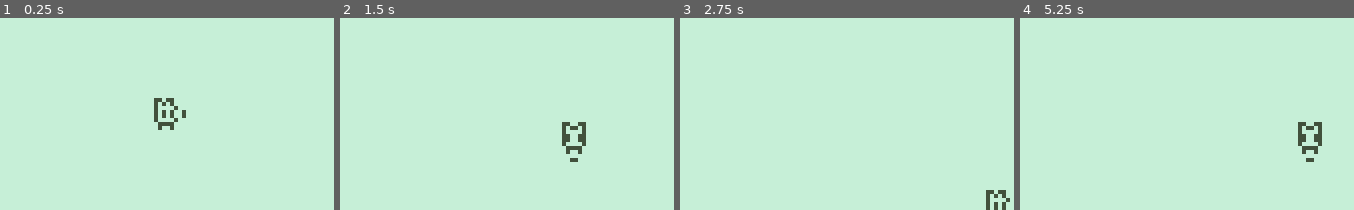
Above: before the commit, frames 1-4 (left to right).
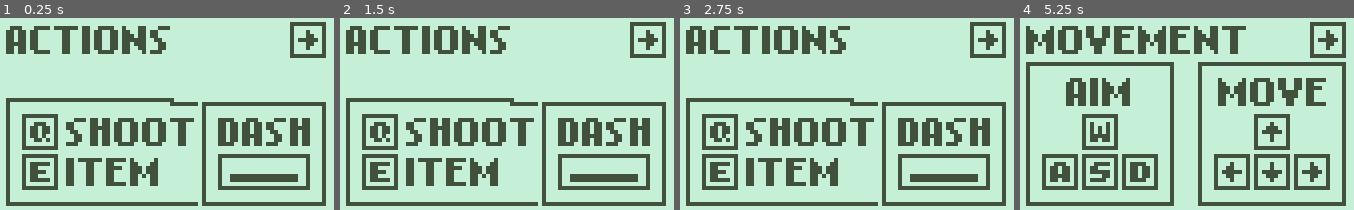
Above: after the commit, the same moments.

Repository: Streamfire/Nokia3310-DeathIsGood
Game: Godot game, scene res://internal/Scenes/Startup.tscn
Same seed, same stepped clock (60 frames per second), same inputs: the game is played once before the commit and once after it. Before the commit the project starts from res://internal/Scenes/Main.tscn.
Inputs:
- Up to frame 1 (0.25 s): no input
- Up to frame 2 (1.5 s): tap Enter at 0.5 s; hold D (right, bound only before the commit) 0.53-1.28 s; hold S (down, bound only before the commit) from 1.28 s (still down)
- Up to frame 3 (2.75 s): release S (down, bound only before the commit) at 2.03 s; hold D (right, bound only before the commit) from 2.03 s (still down)
- Up to frame 4 (5.25 s): release D (right, bound only before the commit) at 2.78 s; hold W (up, bound only before the commit) 2.78-3.53 s; hold A (left, bound only before the commit) 3.53-5.03 s; tap Space at 4.25 s; tap Enter at 5 s; hold S (down, bound only before the commit) from 5.03 s (still down)

The runs differ from the first frame. In frame 1, 23% of the frame differs, in the area x 1-98%, y 2-98%; in frame 2, 23%; in frame 3, 23%; in frame 4, 28%.

Commit message:
fixes, startup menue

Diff:
--- a/internal/Scenes/Main.tscn
+++ b/internal/Scenes/Main.tscn
@@ -22,13 +22,13 @@
 
 func get_input():
 	direction = Vector2(0,0)
-	if Input.is_action_pressed('right'):
+	if Input.is_action_pressed('move_right'):
 		direction.x += 1
-	if Input.is_action_pressed('left'):
+	if Input.is_action_pressed('move_left'):
 		direction.x -= 1
-	if Input.is_action_pressed('down'):
+	if Input.is_action_pressed('move_down'):
 		direction.y += 1
-	if Input.is_action_pressed('up'):
+	if Input.is_action_pressed('move_up'):
 		direction.y -= 1
 
 func play_animation(dir:Vector2):
@@ -1033,11 +1033,11 @@
 hframes = 4
 frame = 3
 
-[node name="MAp" type="Node2D" parent="."]
-
-[node name="StaticBody2D" type="StaticBody2D" parent="MAp"]
+[node name="Map" type="Node2D" parent="."]
+
+[node name="StaticBody2D" type="StaticBody2D" parent="Map"]
 collision_mask = 0
 
-[node name="CollisionShape2D" type="CollisionShape2D" parent="MAp/StaticBody2D"]
+[node name="CollisionShape2D" type="CollisionShape2D" parent="Map/StaticBody2D"]
 position = Vector2( 24, -6 )
 shape = SubResource( 11 )
--- /dev/null
+++ b/internal/Scenes/Startup.tscn
@@ -0,0 +1,50 @@
+[gd_scene load_steps=5 format=2]
+
+[ext_resource path="res://Assets/Graphics/Splash/controls1.png" type="Texture" id=1]
+[ext_resource path="res://Assets/Graphics/light.png" type="Texture" id=2]
+[ext_resource path="res://Assets/Graphics/Splash/controls2.png" type="Texture" id=3]
+
+[sub_resource type="GDScript" id=1]
+script/source = "extends Node2D
+
+
+# Declare member variables here. Examples:
+# var a = 2
+# var b = \"text\"
+var state:int=0
+
+# Called when the node enters the scene tree for the first time.
+func _ready():
+	pass # Replace with function body.
+
+
+# Called every frame. 'delta' is the elapsed time since the previous frame.
+func _process(delta):
+	if Input.is_action_just_pressed(\"shoot\") or Input.is_action_just_pressed(\"dash\") or Input.is_action_just_pressed(\"use_item\"):
+		match state:
+			0:
+				$Controls.hide()
+				$Controls2.show()
+				state=1
+			1:
+				$Controls2.hide()
+				get_tree().change_scene(\"res://internal/Scenes/Main.tscn\")
+	pass
+"
+
+[node name="Startup" type="Node2D"]
+script = SubResource( 1 )
+
+[node name="background" type="Sprite" parent="."]
+position = Vector2( 41, 24.5 )
+scale = Vector2( 2.25, 1.0625 )
+texture = ExtResource( 2 )
+
+[node name="Controls" type="Sprite" parent="."]
+texture = ExtResource( 3 )
+centered = false
+
+[node name="Controls2" type="Sprite" parent="."]
+visible = false
+texture = ExtResource( 1 )
+centered = false
--- a/project.godot
+++ b/project.godot
@@ -16,7 +16,7 @@
 [application]
 
 config/name="Nokia3310-DeathIsGood"
-run/main_scene="res://internal/Scenes/Main.tscn"
+run/main_scene="res://internal/Scenes/Startup.tscn"
 config/icon="res://icon.png"
 
 [autoload]
@@ -114,24 +114,59 @@
 "deadzone": 0.5,
 "events": [  ]
 }
-up={
+aim_up={
 "deadzone": 0.5,
 "events": [ Object(InputEventKey,"resource_local_to_scene":false,"resource_name":"","device":0,"alt":false,"shift":false,"control":false,"meta":false,"command":false,"pressed":false,"scancode":87,"unicode":0,"echo":false,"script":null)
  ]
 }
-down={
+aim_down={
 "deadzone": 0.5,
 "events": [ Object(InputEventKey,"resource_local_to_scene":false,"resource_name":"","device":0,"alt":false,"shift":false,"control":false,"meta":false,"command":false,"pressed":false,"scancode":83,"unicode":0,"echo":false,"script":null)
  ]
 }
-left={
+aim_left={
 "deadzone": 0.5,
 "events": [ Object(InputEventKey,"resource_local_to_scene":false,"resource_name":"","device":0,"alt":false,"shift":false,"control":false,"meta":false,"command":false,"pressed":false,"scancode":65,"unicode":0,"echo":false,"script":null)
  ]
 }
-right={
+aim_right={
 "deadzone": 0.5,
 "events": [ Object(InputEventKey,"resource_local_to_scene":false,"resource_name":"","device":0,"alt":false,"shift":false,"control":false,"meta":false,"command":false,"pressed":false,"scancode":68,"unicode":0,"echo":false,"script":null)
+ ]
+}
+move_up={
+"deadzone": 0.5,
+"events": [ Object(InputEventKey,"resource_local_to_scene":false,"resource_name":"","device":0,"alt":false,"shift":false,"control":false,"meta":false,"command":false,"pressed":false,"scancode":16777232,"unicode":0,"echo":false,"script":null)
+ ]
+}
+move_down={
+"deadzone": 0.5,
+"events": [ Object(InputEventKey,"resource_local_to_scene":false,"resource_name":"","device":0,"alt":false,"shift":false,"control":false,"meta":false,"command":false,"pressed":false,"scancode":16777234,"unicode":0,"echo":false,"script":null)
+ ]
+}
+move_left={
+"deadzone": 0.5,
+"events": [ Object(InputEventKey,"resource_local_to_scene":false,"resource_name":"","device":0,"alt":false,"shift":false,"control":false,"meta":false,"command":false,"pressed":false,"scancode":16777231,"unicode":0,"echo":false,"script":null)
+ ]
+}
+move_right={
+"deadzone": 0.5,
+"events": [ Object(InputEventKey,"resource_local_to_scene":false,"resource_name":"","device":0,"alt":false,"shift":false,"control":false,"meta":false,"command":false,"pressed":false,"scancode":16777233,"unicode":0,"echo":false,"script":null)
+ ]
+}
+dash={
+"deadzone": 0.5,
+"events": [ Object(InputEventKey,"resource_local_to_scene":false,"resource_name":"","device":0,"alt":false,"shift":false,"control":false,"meta":false,"command":false,"pressed":false,"scancode":32,"unicode":0,"echo":false,"script":null)
+ ]
+}
+shoot={
+"deadzone": 0.5,
+"events": [ Object(InputEventKey,"resource_local_to_scene":false,"resource_name":"","device":0,"alt":false,"shift":false,"control":false,"meta":false,"command":false,"pressed":false,"scancode":81,"unicode":0,"echo":false,"script":null)
+ ]
+}
+use_item={
+"deadzone": 0.5,
+"events": [ Object(InputEventKey,"resource_local_to_scene":false,"resource_name":"","device":0,"alt":false,"shift":false,"control":false,"meta":false,"command":false,"pressed":false,"scancode":69,"unicode":0,"echo":false,"script":null)
  ]
 }
 
Binary file added: Assets/Graphics/Player/Shot.png
Not shown, added: Assets/Graphics/Player/Shot.png.import
